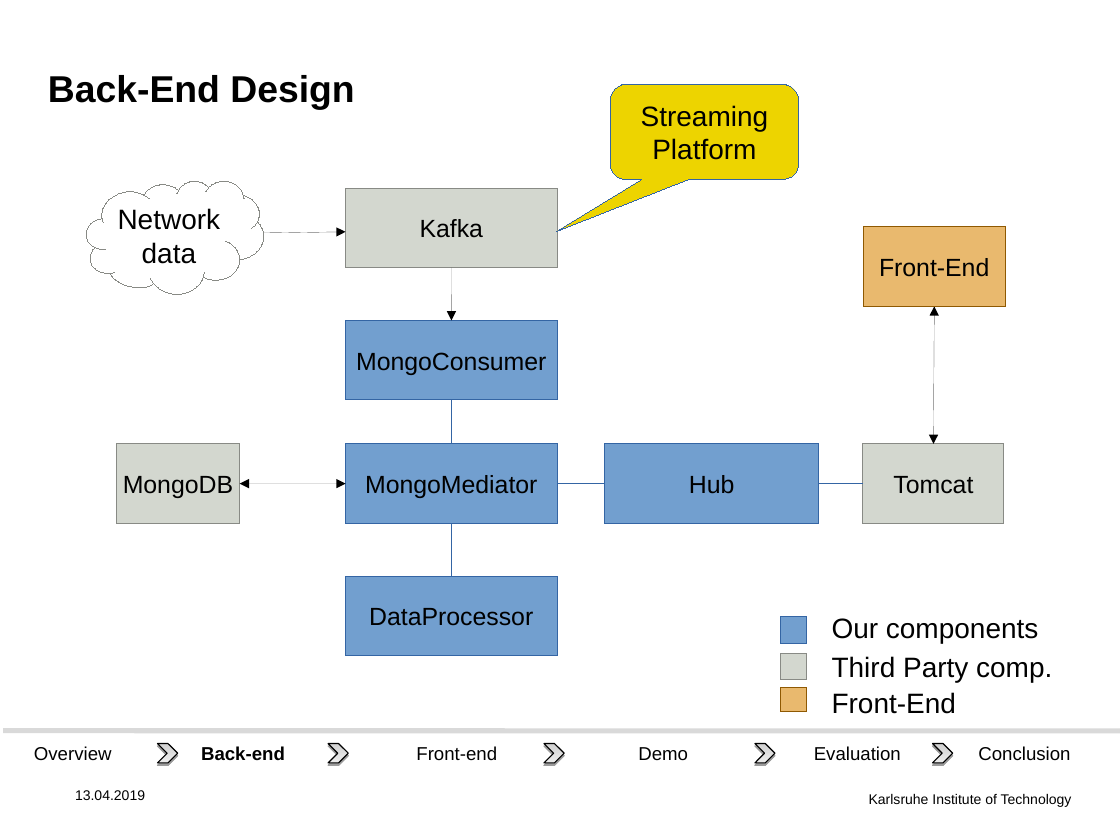
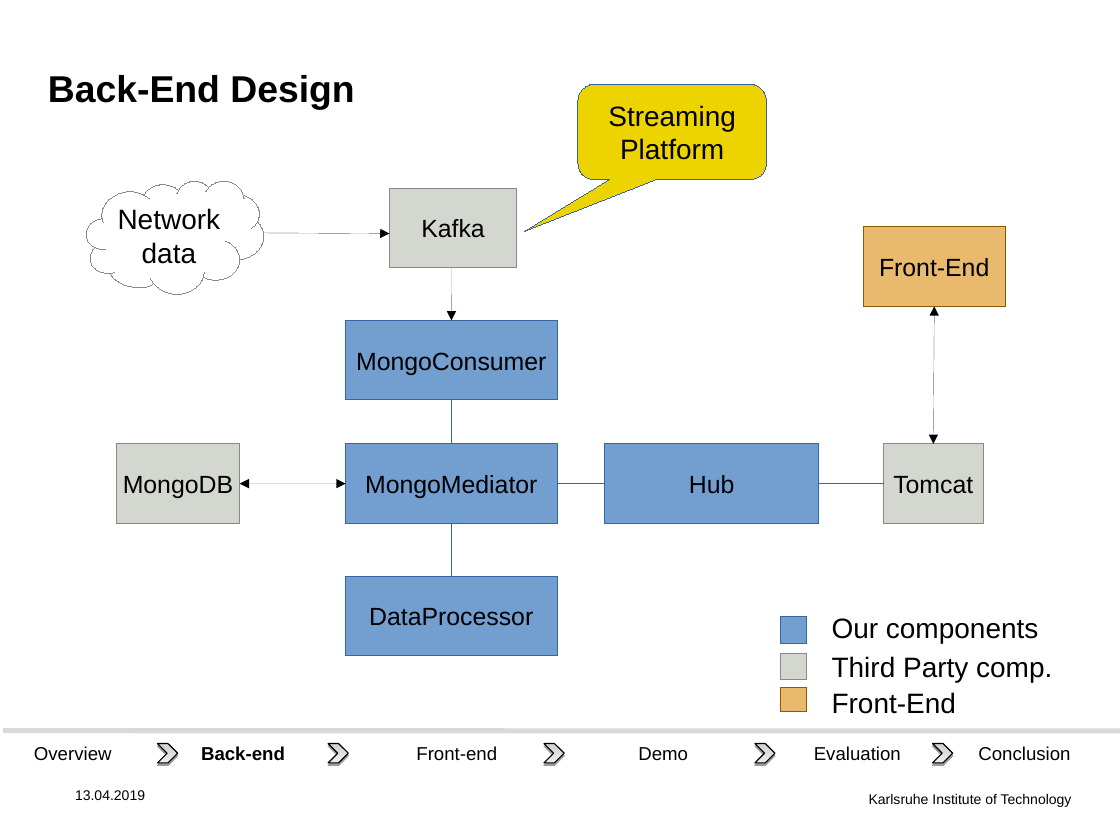
Before and after one commit to DHSTTOS/documents, a slide deck: slide 7 of final_presentation/final-pres3.odp. Drawn at 1120x840 pixels with LibreOffice and Linux fonts; fonts in the diff are those of the drawing; background and template pictures are left out. Boxes give left, top, right and bottom in pixels: in the first picture for what was removed or moved away, otherwise in the second. Text is boxed around its words. In the diff, an @@ line names an element or a change of style, - is before the commit and + after.

```diff
--- a/final_presentation/final-pres3.odp
+++ b/final_presentation/final-pres3.odp
@@ rounded speech box "Streaming Platform": place and size @@
-rounded speech box "Streaming Platform" at bbox=[610, 84, 799, 179]
+rounded speech box "Streaming Platform" at bbox=[578, 84, 766, 179]
@@ rectangle "Kafka": place and size @@
-rectangle "Kafka" at bbox=[346, 188, 558, 268]
+rectangle "Kafka" at bbox=[390, 188, 517, 268]
@@ arrow moved from (264, 233) - (346, 232) to (264, 233) - (390, 234) @@
@@ rectangle "Tomcat": place and size @@
-rectangle "Tomcat" at bbox=[862, 444, 1004, 523]
+rectangle "Tomcat" at bbox=[883, 444, 983, 523]
@@ elbow line moved from (819, 484) - (864, 484) to (819, 484) - (884, 484) @@
```
Also in this commit, not shown: 7 other slides changed.
